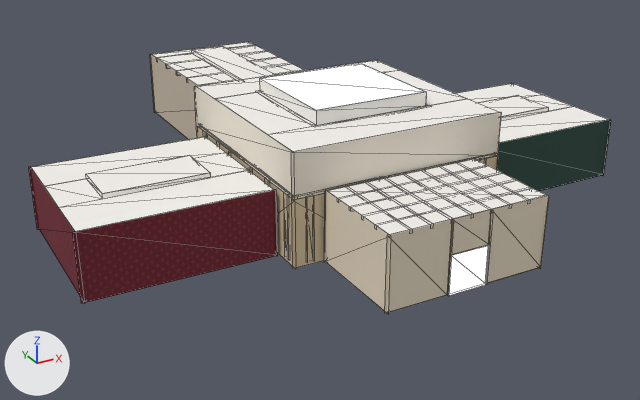
A saved change to the glTF model assets/gallery.glb.
Rendered twice from a camera (50 mm lens) standing at (-42.7, -62.2, 37.2) and looking at (-0.1, 15.2, -1.5). The axes (+X, +Y, +Z) are drawn at lower left. The lights are the same throughout. The first picture is the older version. Mesh edges are drawn as thin lines on the coarser meshes. Vertices at exactly the same position are counted once.

Names of what the first picture shows: 'Gallery', 'emit_glow_daylight', 'emit_glow_sky' and 1 more.
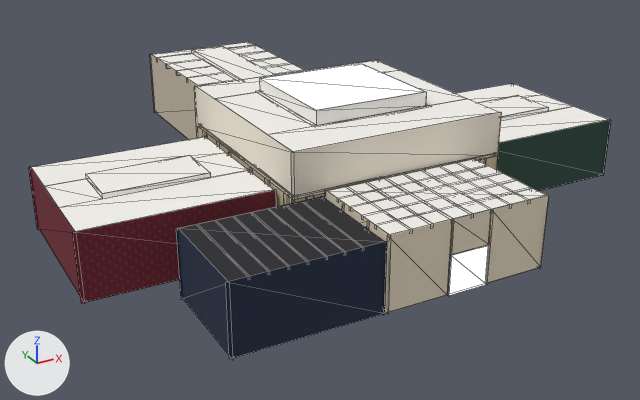
Scene script edits in JSON lines:
```json
{"op": "add", "block": "mat_ceiling_dark", "code": ["mat_ceiling_dark = principled_material('ceiling_dark')", "mat_ceiling_dark.base_color = (0.0194, 0.0194, 0.0242)  # black #26262b", "mat_ceiling_dark.roughness = 0.95"]}
{"op": "add", "block": "mat_plaster_navy", "code": ["mat_plaster_navy = principled_material('plaster_navy')", "mat_plaster_navy.base_color = (0.0137, 0.0242, 0.0595)  # dark blue #1f2b45", "mat_plaster_navy.roughness = 0.9"]}
{"op": "add", "block": "mat_walnut", "code": ["mat_walnut = principled_material('walnut')", "mat_walnut.base_color = (0.0685, 0.0273, 0.0116)  # brown #4a2e1c", "mat_walnut.roughness = 0.45"]}
{"block": "me_gallery", "where": "# used by ob_gallery; location = (0.0, 0.0, 0.0)"}
{"op": "remove", "block": "me_gallery", "code": "me_gallery.from_pydata(...)  # 1444 vertices, 1324 faces; spans x -29.2..29.2, y -10.6..48.6, z 0.0..12.4"}
{"op": "add", "block": "me_gallery", "code": "me_gallery.from_pydata(...)  # 1542 vertices, 1398 faces; spans x -29.2..29.2, y -10.6..48.6, z 0.0..12.4"}
{"block": "me_gallery", "change": "me_gallery part 1: 42 vertices added at x -21.8..-8.0, y -10.6..-0.2, z 0.0..7.0"}
{"block": "me_gallery", "change": "other edits to the shape of me_gallery do not show in these pictures"}
{"op": "add", "block": "me_gallery", "code": "me_gallery.materials.append(mat_plaster_navy)  # dark blue #1f2b45"}
{"op": "add", "block": "me_gallery", "code": "me_gallery.materials.append(mat_ceiling_dark)  # black #26262b"}
{"op": "add", "block": "me_gallery", "code": "me_gallery.materials.append(mat_walnut)  # brown #4a2e1c"}
```

Location of each change, (x1, y1, x2, y2) in pixels of the pictures (640 x 400 px):
```json
{"object": "Gallery", "change": "reshaped", "before": [29, 42, 611, 313], "after": [29, 42, 611, 360], "on screen": "17% taller"}
{"part": 1, "of": "me_gallery", "change": "added", "after": [176, 191, 391, 360]}
```
